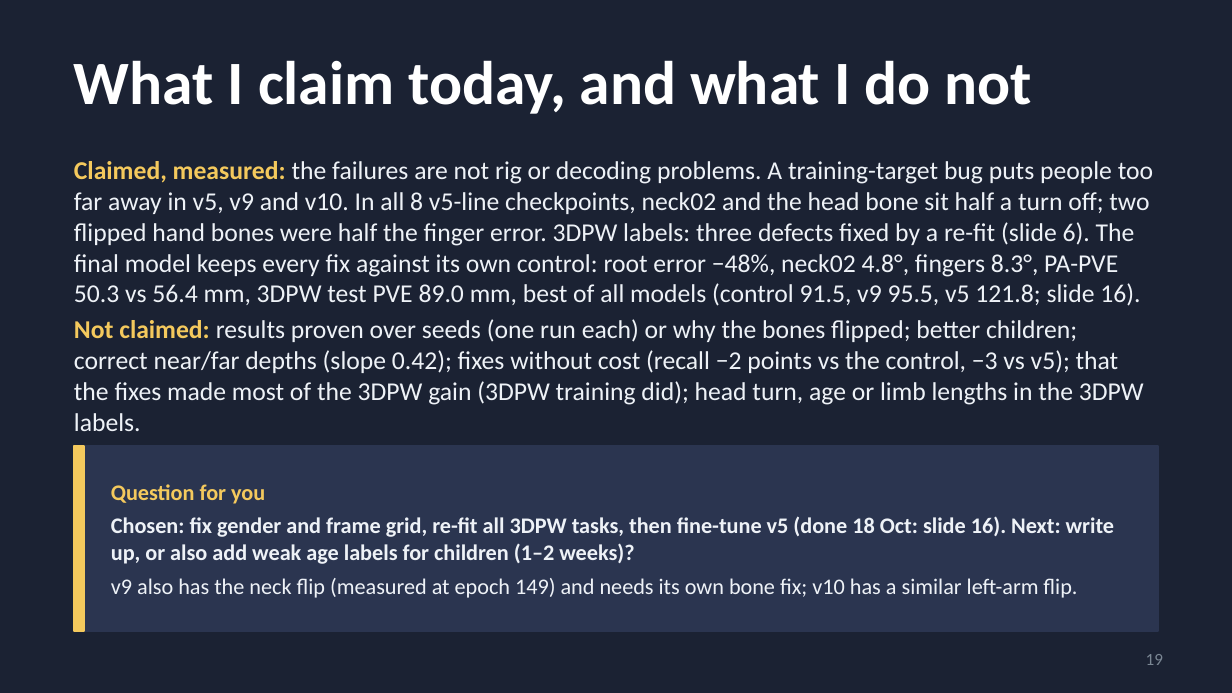
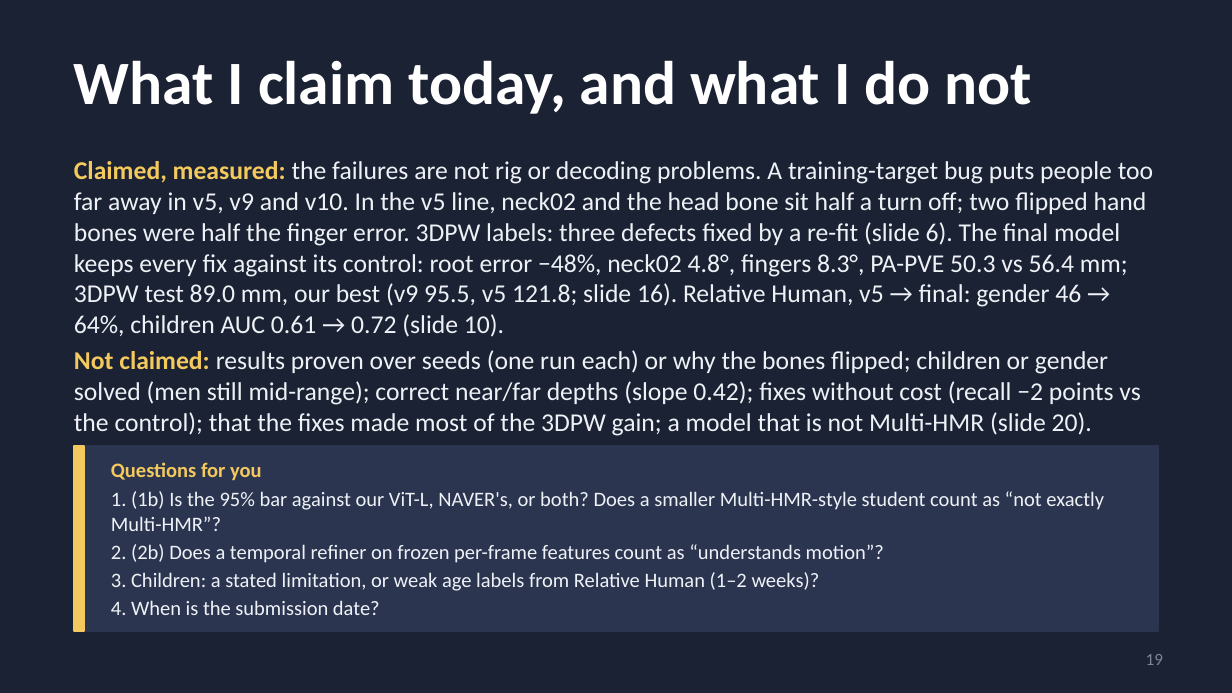
Before and after one commit to saadnajib/Multi-Person-Whole-Body-Human-Mesh-Recovery-in-a-Single-Shot-with-Annyone-dataset-and-3dpw-dataset, a slide deck: slide 19 of docs/supervisor_update_2026-10-16.pptx. Drawn at 1232x693 pixels with LibreOffice and Linux fonts; fonts in the diff are those of the drawing. Boxes give left, top, right and bottom in pixels: in the first picture for what was removed or moved away, otherwise in the second. Text is boxed around its words. In the diff, an @@ line names an element or a change of style, - is before the commit and + after.

```diff
--- a/docs/supervisor_update_2026-10-16.pptx
+++ b/docs/supervisor_update_2026-10-16.pptx
@@ text at box(74, 161, 1153, 436): text changed @@
-Claimed, measured: the failures are not rig or decoding problems. A training-target bug puts people too far away in v5, v9 and v10. In all 8 v5-line checkpoints, neck02 and the head bone sit half a turn off; two flipped hand bones were half the finger error. 3DPW labels: three defects fixed by a re-fit (slide 6). The final model keeps every fix against its own control: root error −48%, neck02 4.8°, fingers 8.3°, PA-PVE 50.3 vs 56.4 mm, 3DPW test PVE 89.0 mm, best of all models (control 91.5, v9 95.5, v5 121.8; slide 16).
-Not claimed: results proven over seeds (one run each) or why the bones flipped; better children; correct near/far depths (slope 0.42); fixes without cost (recall −2 points vs the control, −3 vs v5); that the fixes made most of the 3DPW gain (3DPW training did); head turn, age or limb lengths in the 3DPW labels.
+Claimed, measured: the failures are not rig or decoding problems. A training-target bug puts people too far away in v5, v9 and v10. In the v5 line, neck02 and the head bone sit half a turn off; two flipped hand bones were half the finger error. 3DPW labels: three defects fixed by a re-fit (slide 6). The final model keeps every fix against its control: root error −48%, neck02 4.8°, fingers 8.3°, PA-PVE 50.3 vs 56.4 mm; 3DPW test 89.0 mm, our best (v9 95.5, v5 121.8; slide 16). Relative Human, v5 → final: gender 46 → 64%, children AUC 0.61 → 0.72 (slide 10).
+Not claimed: results proven over seeds (one run each) or why the bones flipped; children or gender solved (men still mid-range); correct near/far depths (slope 0.42); fixes without cost (recall −2 points vs the control); that the fixes made most of the 3DPW gain; a model that is not Multi-HMR (slide 20).
@@ text at box(111, 462, 1104, 615): text changed; size 13 to 12 pt; bold off @@
-Question for you
-Chosen: fix gender and frame grid, re-fit all 3DPW tasks, then fine-tune v5 (done 18 Oct: slide 16). Next: write up, or also add weak age labels for children (1–2 weeks)?
-v9 also has the neck flip (measured at epoch 149) and needs its own bone fix; v10 has a similar left-arm flip.
+Questions for you
+1. (1b) Is the 95% bar against our ViT-L, NAVER's, or both? Does a smaller Multi-HMR-style student count as “not exactly Multi-HMR”?
+2. (2b) Does a temporal refiner on frozen per-frame features count as “understands motion”?
+3. Children: a stated limitation, or weak age labels from Relative Human (1–2 weeks)?
+4. When is the submission date?
```
Also in this commit, not shown: 3 other slides changed, 1 slide added, 5 other files.
